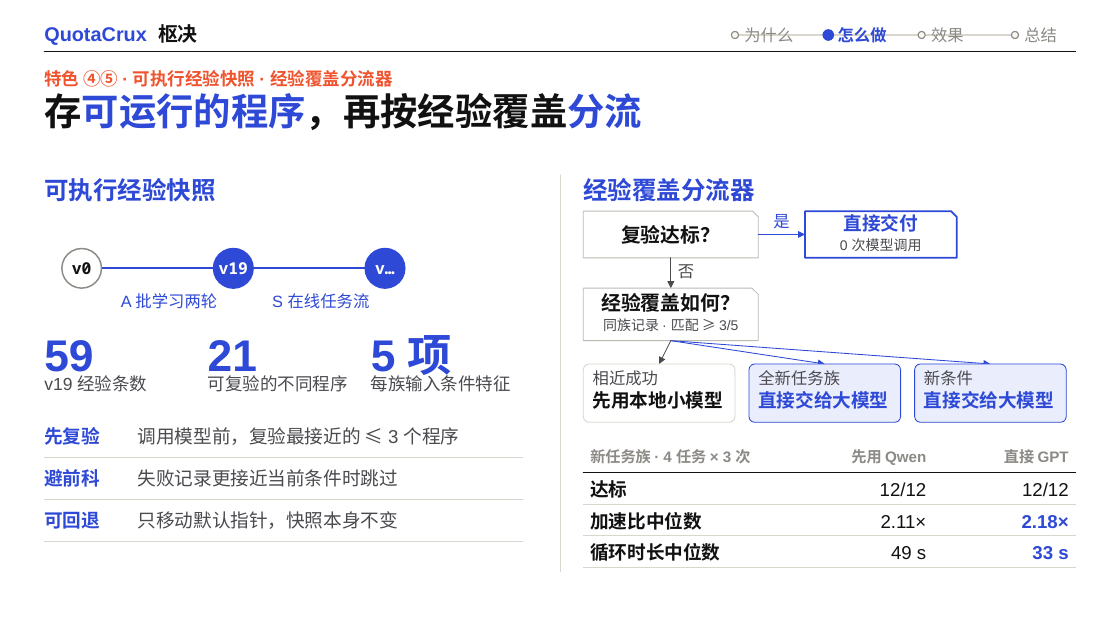
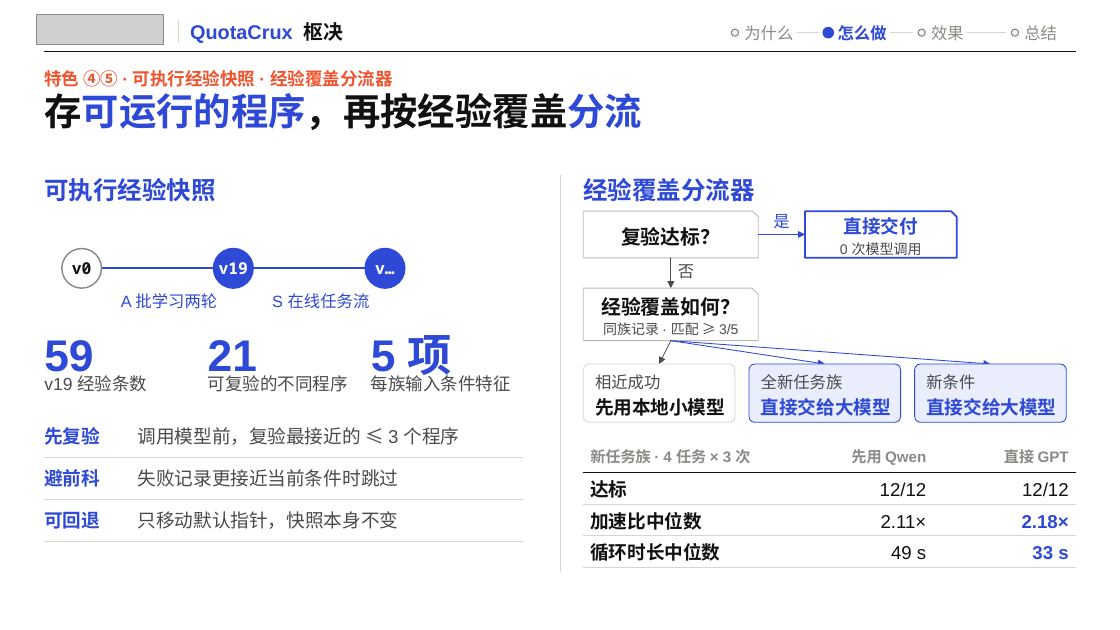
Before and after one commit to bohack-2026-hw/QuotaCrux, a slide deck: slide 11 of docs/presentation/QuotaCrux.pptx. Drawn at 1120x630 pixels with LibreOffice and Linux fonts; fonts in the diff are those of the drawing; grey boxes stand for pictures; background and template pictures are left out. Boxes give left, top, right and bottom in pixels: in the first picture for what was removed or moved away, otherwise in the second. Text is boxed around its words. In the diff, an @@ line names an element or a change of style, - is before the commit and + after.

Commit message:
deck: BoHack intro on the cover and lockup top-left on every slide; centred card text, units on every number, nav gaps, centred cross, no wraps

```diff
--- a/docs/presentation/QuotaCrux.pptx
+++ b/docs/presentation/QuotaCrux.pptx
@@ picture added at (x1=37, y1=14, x2=164, y2=45) @@
@@ line added from (178, 21) to (178, 42), #D9D6CD 1 pt @@
@@ text "QuotaCrux 枢决" moved from (x1=44, y1=24, x2=198, y2=45) to (x1=190, y1=22, x2=344, y2=43) @@
@@ line added from (797, 33) to (819, 33), #D9D6CD 1 pt @@
@@ line moved from (735, 35) - (1015, 35) to (891, 33) - (912, 33) @@
@@ line added from (967, 33) to (1006, 33), #D9D6CD 1 pt @@
@@ text "复验达标？" at (x1=621, y1=227, x2=720, y2=246): line spacing 1 to 1.15 @@
@@ text "直接交付" moved from (x1=840, y1=238, x2=922, y2=251) to (x1=840, y1=217, x2=922, y2=258) @@
@@ text at (x1=844, y1=217, x2=918, y2=235): paragraph added @@
+直接交付
@@ text removed at (x1=844, y1=211, x2=918, y2=232) @@
-直接交付
@@ text at (x1=840, y1=242, x2=922, y2=258): line spacing 1 to 1.15 @@
@@ text "经验覆盖如何？" moved from (x1=603, y1=318, x2=738, y2=331) to (x1=601, y1=297, x2=740, y2=335) @@
@@ text at (x1=601, y1=297, x2=740, y2=316): paragraph added @@
+经验覆盖如何？
@@ text removed at (x1=601, y1=293, x2=740, y2=312) @@
-经验覆盖如何？
@@ text at (x1=603, y1=322, x2=738, y2=335): line spacing 1 to 1.15 @@
@@ text removed at (x1=593, y1=370, x2=658, y2=386) @@
-相近成功
@@ text at (x1=595, y1=374, x2=660, y2=389): paragraph added @@
+相近成功
@@ text "相近成功" moved from (x1=593, y1=391, x2=723, y2=409) to (x1=595, y1=374, x2=725, y2=416) @@
@@ text removed at (x1=758, y1=370, x2=840, y2=386) @@
-全新任务族
@@ vertical alignment top to middle in 5 elements at (x1=926, y1=374, x2=1056, y2=416), (x1=595, y1=374, x2=725, y2=416), (x1=840, y1=217, x2=922, y2=258), (x1=601, y1=297, x2=740, y2=335), (x1=761, y1=374, x2=891, y2=416) @@
@@ text at (x1=761, y1=374, x2=843, y2=389): paragraph added @@
+全新任务族
@@ text "全新任务族" moved from (x1=758, y1=391, x2=888, y2=409) to (x1=761, y1=374, x2=891, y2=416) @@
@@ text removed at (x1=924, y1=370, x2=973, y2=385) @@
-新条件
@@ text at (x1=926, y1=374, x2=975, y2=390): paragraph added @@
+新条件
@@ text "新条件" moved from (x1=924, y1=391, x2=1054, y2=409) to (x1=926, y1=374, x2=1056, y2=416) @@
@@ text at (x1=595, y1=398, x2=725, y2=416): line spacing 1 to 1.2 @@
@@ text at (x1=761, y1=398, x2=891, y2=416): line spacing 1 to 1.2 @@
@@ text at (x1=926, y1=398, x2=1056, y2=416): line spacing 1 to 1.2 @@
```
Also in this commit, not shown: 21 other slides changed, 6 other files.
